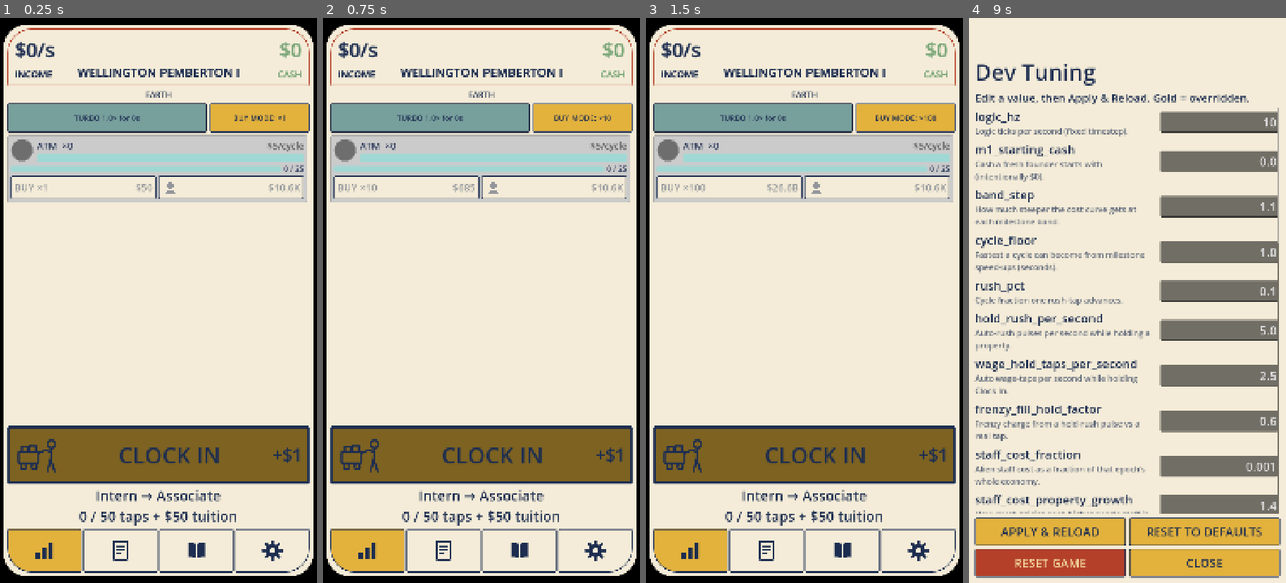
Above: before the commit, frames 1-4 (left to right).
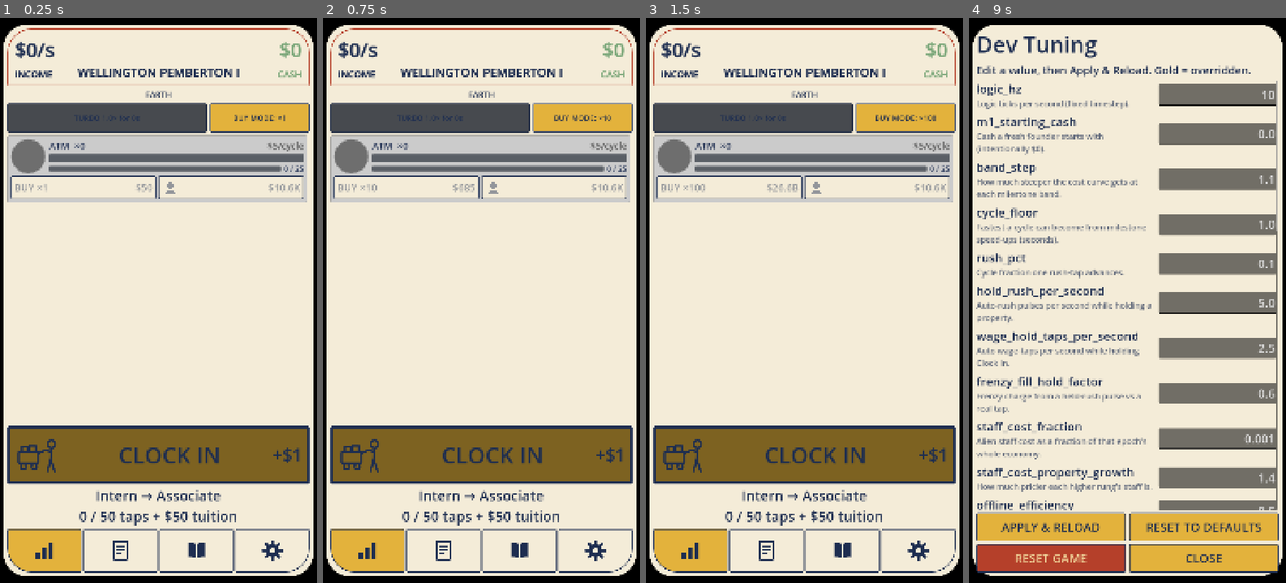
Above: after the commit, the same moments.

Repository: TimGoergen/american-tycoon
Game: Godot game, scene res://Main.tscn
Same seed, same stepped clock (60 frames per second), same inputs: the game is played once before the commit and once after it.
Inputs (mouse positions are in pixels of both pictures, inside the frame that each line leads up to):
- Up to frame 1 (0.25 s): no input
- Up to frame 2 (0.75 s): click "BUY MODE: ×1" at 0.5 s
- Up to frame 3 (1.5 s): click "BUY MODE: ×10" at 1.25 s
- Up to frame 4 (9 s): click "BUY MODE: ×100" at 2 s; click "BUY MODE: MAX" at 2.75 s; click (1127, 453) at 3.5 s; click (1013, 549) at 4.27 s; click (1089, 549) at 5.02 s; click (1165, 549) at 5.77 s; click (1241, 549) at 6.52 s; click "Play the prestige minigame" at 7.25 s; click "Play the prestige minigame" at 8 s; click "DEV — BALANCE TUNING" at 8.75 s

The runs differ from the first frame. In frame 1, 5.6% of the frame differs, in the area x 2-96%, y 15-28%; in frame 2, 5.6%; in frame 3, 5.6%; in frame 4, 45%, in the area x 0-100%, y 0-100%.

Commit message:
fix: load property accent colors; portrait spans 3 rows; framed dev panel; gray meter tracks
- FIX accent_color: the "# ..." comment lines I added to each property .tres broke Godot's
  resource parser (it has no '#' comments), silently dropping every line after them — so
  accent_color never loaded and staffed portraits fell back to the default green. Removed
  the comments; the 12 per-property colors now load.
- Property portrait now spans all three rows (name + cycle bar + milestone bar) and the
  milestone bar moved into that section so it lines up with the cycle bar's width.
- Dev tuning panel now uses the same black-framed rounded cream viewing area as the main
  game (centralized the bezel + frame style into UiPalette, shared by both).
- Every progress-bar track (cycle / milestone / TURBO) is now semi-dark gray instead of
  bright atomic teal.

Co-Authored-By: Claude Opus 4.8 <noreply@anthropic.com>

Diff:
--- a/game/config/properties/01_atm.tres
+++ b/game/config/properties/01_atm.tres
@@ -11,5 +11,4 @@
 base_income_per_unit = 5.0
 base_cycle_length = 0.54
 staffer_name = "ATM Technician"
-# ATM — steel blue
 accent_color = Color(0.314, 0.439, 0.557, 1)
--- a/game/config/properties/02_money_tree.tres
+++ b/game/config/properties/02_money_tree.tres
@@ -11,5 +11,4 @@
 base_income_per_unit = 90.0
 base_cycle_length = 2.025
 staffer_name = "Botanical Manager"
-# Money Tree — money green
 accent_color = Color(0.310, 0.510, 0.345, 1)
--- a/game/config/properties/03_nfts.tres
+++ b/game/config/properties/03_nfts.tres
@@ -11,5 +11,4 @@
 base_income_per_unit = 900.0
 base_cycle_length = 4.05
 staffer_name = "NFT Community Manager"
-# NFTs — digital violet
 accent_color = Color(0.451, 0.353, 0.580, 1)
--- a/game/config/properties/04_tax_increment_financing.tres
+++ b/game/config/properties/04_tax_increment_financing.tres
@@ -11,5 +11,4 @@
 base_income_per_unit = 7500.0
 base_cycle_length = 6.75
 staffer_name = "Tax Strategist"
-# Tax Increment Financing — olive drab
 accent_color = Color(0.490, 0.490, 0.290, 1)
--- a/game/config/properties/05_cross_border_distribution.tres
+++ b/game/config/properties/05_cross_border_distribution.tres
@@ -11,5 +11,4 @@
 base_income_per_unit = 60000.0
 base_cycle_length = 10.8
 staffer_name = "Logistics Director"
-# Cross Border Distribution — atomic teal
 accent_color = Color(0.231, 0.510, 0.510, 1)
--- a/game/config/properties/06_money_laundering.tres
+++ b/game/config/properties/06_money_laundering.tres
@@ -11,5 +11,4 @@
 base_income_per_unit = 450000.0
 base_cycle_length = 16.2
 staffer_name = "Freshness Consultant"
-# Money Laundering — slate cyan
 accent_color = Color(0.353, 0.498, 0.541, 1)
--- a/game/config/properties/07_day_trading.tres
+++ b/game/config/properties/07_day_trading.tres
@@ -11,5 +11,4 @@
 base_income_per_unit = 3333333.0
 base_cycle_length = 24.0
 staffer_name = "Portfolio Analyst"
-# Day Trading — alarm-ticker red
 accent_color = Color(0.710, 0.251, 0.165, 1)
--- a/game/config/properties/08_flipping_houses.tres
+++ b/game/config/properties/08_flipping_houses.tres
@@ -11,5 +11,4 @@
 base_income_per_unit = 24242424.0
 base_cycle_length = 36.0
 staffer_name = "Property Manager"
-# Flipping Houses — terracotta brick
 accent_color = Color(0.671, 0.388, 0.290, 1)
--- a/game/config/properties/09_multi_level_marketing.tres
+++ b/game/config/properties/09_multi_level_marketing.tres
@@ -11,5 +11,4 @@
 base_income_per_unit = 200000000.0
 base_cycle_length = 54.0
 staffer_name = "Downline Coordinator"
-# Multi Level Marketing — magenta-rose
 accent_color = Color(0.667, 0.310, 0.439, 1)
--- a/game/config/properties/10_hedge_fund.tres
+++ b/game/config/properties/10_hedge_fund.tres
@@ -11,5 +11,4 @@
 base_income_per_unit = 1500000000.0
 base_cycle_length = 81.0
 staffer_name = "Fund Administrator"
-# Hedge Fund — deep money green
 accent_color = Color(0.180, 0.388, 0.282, 1)
--- a/game/config/properties/11_legislative_assets.tres
+++ b/game/config/properties/11_legislative_assets.tres
@@ -11,5 +11,4 @@
 base_income_per_unit = 10755555556.0
 base_cycle_length = 121.0
 staffer_name = "Lobbyist"
-# Legislative Assets — mustard gold
 accent_color = Color(0.722, 0.553, 0.224, 1)
--- a/game/config/properties/12_executive_assets.tres
+++ b/game/config/properties/12_executive_assets.tres
@@ -11,5 +11,4 @@
 base_income_per_unit = 88888888889.0
 base_cycle_length = 180.0
 staffer_name = "Chief of Staff"
-# Executive Assets — regal burgundy
 accent_color = Color(0.451, 0.180, 0.243, 1)
--- a/game/scripts/Main.gd
+++ b/game/scripts/Main.gd
@@ -43,18 +43,9 @@
 const TAB_LEDGER := 2
 const TAB_SETTINGS := 3
 
-## Black-frame inset (px, 1080-wide design space) of the cream viewing area from the
-## physical screen edges — the width of the black "viewing area" border on the sides and
-## on the top/bottom (Tim, 2026-06-22). Larger top/bottom keeps the frame clear of the
-## camera cutout and the phone's curved corners.
-const SCREEN_BEZEL_SIDE := 9
-const SCREEN_BEZEL_TOP_BOTTOM := 20
-
-## Universal inner margin (px) between the screen content and the cream viewing-area border,
-## applied at one point (the viewing area's content margin) so it insets EVERY tab and pinned
-## element uniformly — no element ever crowds the edge (Tim, 2026-06-22: the Estate list's
-## breathing room, applied everywhere).
-const UNIVERSAL_CONTENT_MARGIN := 16
+# The screen-frame constants (bezel + universal content margin) live in UiPalette now, so the
+# Main screen and the full-screen overlays all frame identically (UiPalette.apply_screen_bezel
+# / make_screen_panel_style).
 var _tab_content: Control
 var _tab_panels: Array = []   # the four content Controls, indexed by TAB_*
 var _tab_buttons: Array = []  # the four bottom icon Buttons, indexed by TAB_*
@@ -196,23 +187,12 @@
 	black_field.set_anchors_preset(Control.PRESET_FULL_RECT)
 	add_child(black_field)
 
-	# The cream viewing area: a rounded-rect inset from the screen edges so black frames it,
-	# with a thin black outline sitting 2px off the screen elements (the panel's 2px content
-	# margin is that gap). Anchored full-rect, then pulled in by the bezel via its offsets.
+	# The cream viewing area: the shared rounded-rect frame (UiPalette) — inset from the screen
+	# edges by the bezel so black frames it, with the universal inner margin so no element
+	# crowds the border. The full-screen overlays use the same helper, so all framing matches.
 	var viewing_area := PanelContainer.new()
-	viewing_area.set_anchors_preset(Control.PRESET_FULL_RECT)
-	viewing_area.offset_left = SCREEN_BEZEL_SIDE
-	viewing_area.offset_right = -SCREEN_BEZEL_SIDE
-	viewing_area.offset_top = SCREEN_BEZEL_TOP_BOTTOM
-	viewing_area.offset_bottom = -SCREEN_BEZEL_TOP_BOTTOM
-	var screen_style := StyleBoxFlat.new()
-	screen_style.bg_color = UiPalette.CREAM
-	screen_style.set_corner_radius_all(UiPalette.SCREEN_CORNER_RADIUS)
-	screen_style.border_color = Color.BLACK
-	screen_style.set_border_width_all(2)
-	# One universal inner margin insets every tab and pinned element off the border at once.
-	screen_style.set_content_margin_all(UNIVERSAL_CONTENT_MARGIN)
-	viewing_area.add_theme_stylebox_override("panel", screen_style)
+	UiPalette.apply_screen_bezel(viewing_area)
+	viewing_area.add_theme_stylebox_override("panel", UiPalette.make_screen_panel_style())
 	add_child(viewing_area)
 
 	var column := VBoxContainer.new()
--- a/game/scripts/ui/DevTuningPanel.gd
+++ b/game/scripts/ui/DevTuningPanel.gd
@@ -112,9 +112,9 @@
 
 
 func _ready() -> void:
-	# Opaque cream sheet over the whole screen; Main freezes the economy while it
-	# is visible (same convention as the other full-page overlays).
-	color = UiPalette.CREAM
+	# Black field framing a cream rounded viewing area that matches the main game (Tim,
+	# 2026-06-22). Main freezes the economy while it is visible (the full-page convention).
+	color = Color.BLACK
 	visible = false
 
 
@@ -123,17 +123,16 @@
 # ---------------------------------------------------------------------------
 
 func _build_chrome() -> void:
-	var margin := MarginContainer.new()
-	margin.set_anchors_preset(Control.PRESET_FULL_RECT)
-	margin.add_theme_constant_override("margin_left", 20)
-	margin.add_theme_constant_override("margin_right", 20)
-	margin.add_theme_constant_override("margin_top", CAMERA_CUTOUT_INSET)
-	margin.add_theme_constant_override("margin_bottom", 20)
-	add_child(margin)
+	# The cream rounded viewing area, framed by the black field — the same shared frame the
+	# main game uses (UiPalette), so the panel sits in an identical bezel and rounded plate.
+	var viewing_area := PanelContainer.new()
+	UiPalette.apply_screen_bezel(viewing_area)
+	viewing_area.add_theme_stylebox_override("panel", UiPalette.make_screen_panel_style())
+	add_child(viewing_area)
 
 	var column := VBoxContainer.new()
 	column.add_theme_constant_override("separation", 10)
-	margin.add_child(column)
+	viewing_area.add_child(column)
 
 	var title := Label.new()
 	title.text = "Dev Tuning"
--- a/game/scripts/ui/FrenzyBar.gd
+++ b/game/scripts/ui/FrenzyBar.gd
@@ -36,7 +36,7 @@
 	# The shared standard button height, matching the buy-mode button sharing its row.
 	custom_minimum_size = Vector2(0, UiPalette.STANDARD_BUTTON_HEIGHT)
 	size_flags_vertical = Control.SIZE_FILL
-	UiPalette.style_framed_progress(self, UiPalette.MUSTARD_GOLD, UiPalette.ATOMIC_TEAL)
+	UiPalette.style_framed_progress(self, UiPalette.MUSTARD_GOLD, UiPalette.PROGRESS_TRACK_GRAY)
 
 	# Transparent button overlaying the meter: the gold/red fill shows through, and
 	# only the TURBO label and the tap belong to the button. Empty styleboxes (with a
@@ -91,4 +91,4 @@
 		return
 	_showing_burn_style = burning
 	var fill := UiPalette.KETCHUP_RED if burning else UiPalette.MUSTARD_GOLD
-	UiPalette.style_framed_progress(self, fill, UiPalette.ATOMIC_TEAL)
+	UiPalette.style_framed_progress(self, fill, UiPalette.PROGRESS_TRACK_GRAY)
--- a/game/scripts/ui/PropertyRow.gd
+++ b/game/scripts/ui/PropertyRow.gd
@@ -118,10 +118,12 @@
 	column.add_theme_constant_override("separation", 6)
 	add_child(column)
 
-	# Top of the row: a round manager-portrait slot on the left, and to its right a
-	# section holding the title and the cycle progress bar. The circle is sized in
-	# _refresh to be a square as tall as that whole section (title + progress bar
-	# combined), so it reads as one portrait spanning both lines.
+	# Top of the row: a round manager-portrait slot on the left, and to its right a section
+	# holding the name, the cycle progress bar, AND the milestone (inventory count) bar. The
+	# circle is sized in _refresh to be a square as tall as that whole section (all three
+	# lines), so it reads as one tall portrait spanning them — and the milestone bar, now in
+	# that section, lines up with the cycle bar's width instead of running the full row (Tim,
+	# 2026-06-22).
 	var top_row := HBoxContainer.new()
 	top_row.add_theme_constant_override("separation", 12)
 	column.add_child(top_row)
@@ -172,11 +174,12 @@
 	UiPalette.style_progress_bar(_cycle_bar, UiPalette.MONEY_GREEN)
 	top_section.add_child(_cycle_bar)
 
-	# Milestone slider: min = last milestone, max = next (Spec §3.5 — "the
-	# pile can push me over 40" is part of the return spike).
+	# Milestone slider: min = last milestone, max = next (Spec §3.5 — "the pile can push me
+	# over 40" is part of the return spike). Lives in top_section (right of the portrait) so it
+	# shares the cycle bar's width and the portrait spans it too (Tim, 2026-06-22).
 	var milestone_line := HBoxContainer.new()
 	milestone_line.add_theme_constant_override("separation", 10)
-	column.add_child(milestone_line)
+	top_section.add_child(milestone_line)
 
 	_milestone_bar = ProgressBar.new()
 	_milestone_bar.show_percentage = false
--- a/game/scripts/ui/UiPalette.gd
+++ b/game/scripts/ui/UiPalette.gd
@@ -26,6 +26,10 @@
 ## Cool metallic silver — the background of an owned-but-unstaffed property's portrait
 ## button, behind its restart icon (the start/rush control, GDD §5 / Tim 2026-06-22).
 const SILVER := Color("#C7CBD1")
+
+## Semi-dark gray track behind every progress meter's fill (Tim, 2026-06-22): replaced the
+## bright atomic-teal track, which read too loud behind the cycle / milestone / TURBO fills.
+const PROGRESS_TRACK_GRAY := Color("#5A5F66")
 
 # ---------------------------------------------------------------------------
 # Type scale — the single source of truth for UI font sizes (Tim's "chunkier UI"
@@ -60,6 +64,39 @@
 ## visible curve in the flat area inside the bezel.
 const SCREEN_CORNER_RADIUS := 80
 
+## Black-frame inset (px, 1080-wide design space) of the cream viewing area from the physical
+## screen edges — the width of the black "viewing area" border on the sides and top/bottom.
+## Shared by the Main screen and the full-screen overlays so they all frame identically.
+const SCREEN_BEZEL_SIDE := 9
+const SCREEN_BEZEL_TOP_BOTTOM := 20
+
+## Universal inner margin (px) between screen content and the cream viewing-area border, so no
+## element ever crowds the edge. Applied once as the viewing area's content margin.
+const UNIVERSAL_CONTENT_MARGIN := 16
+
+## The cream rounded "viewing area" plate: cream fill, thin black outline, rounded corners that
+## follow the phone screen, and the universal inner content margin. The framed background for
+## the Main screen and the full-screen overlays (e.g. the dev panel) alike.
+static func make_screen_panel_style() -> StyleBoxFlat:
+	var style := StyleBoxFlat.new()
+	style.bg_color = CREAM
+	style.set_corner_radius_all(SCREEN_CORNER_RADIUS)
+	style.border_color = Color.BLACK
+	style.set_border_width_all(2)
+	style.set_content_margin_all(UNIVERSAL_CONTENT_MARGIN)
+	return style
+
+
+## Inset `control` from its (full-screen) parent by the screen bezel, so the black parent shows
+## through as the frame around it. Sets full-rect anchors first, then pulls each edge inward.
+static func apply_screen_bezel(control: Control) -> void:
+	control.set_anchors_preset(Control.PRESET_FULL_RECT)
+	control.offset_left = SCREEN_BEZEL_SIDE
+	control.offset_right = -SCREEN_BEZEL_SIDE
+	control.offset_top = SCREEN_BEZEL_TOP_BOTTOM
+	control.offset_bottom = -SCREEN_BEZEL_TOP_BOTTOM
+
+
 ## The app-wide Theme: a chunky default font size plus per-control-type defaults, so
 ## any control that does NOT override its own size still reads large (the §1b
 ## readability bar). Assigned on the Main root (see Main._build_ui) so it cascades to
@@ -119,7 +156,7 @@
 ## Teal track with a fill in the given color (§8: sliders and meters).
 static func style_progress_bar(bar: ProgressBar, fill_color: Color) -> void:
 	var track := StyleBoxFlat.new()
-	track.bg_color = ATOMIC_TEAL
+	track.bg_color = PROGRESS_TRACK_GRAY
 	track.set_corner_radius_all(3)
 
 	var fill := StyleBoxFlat.new()
